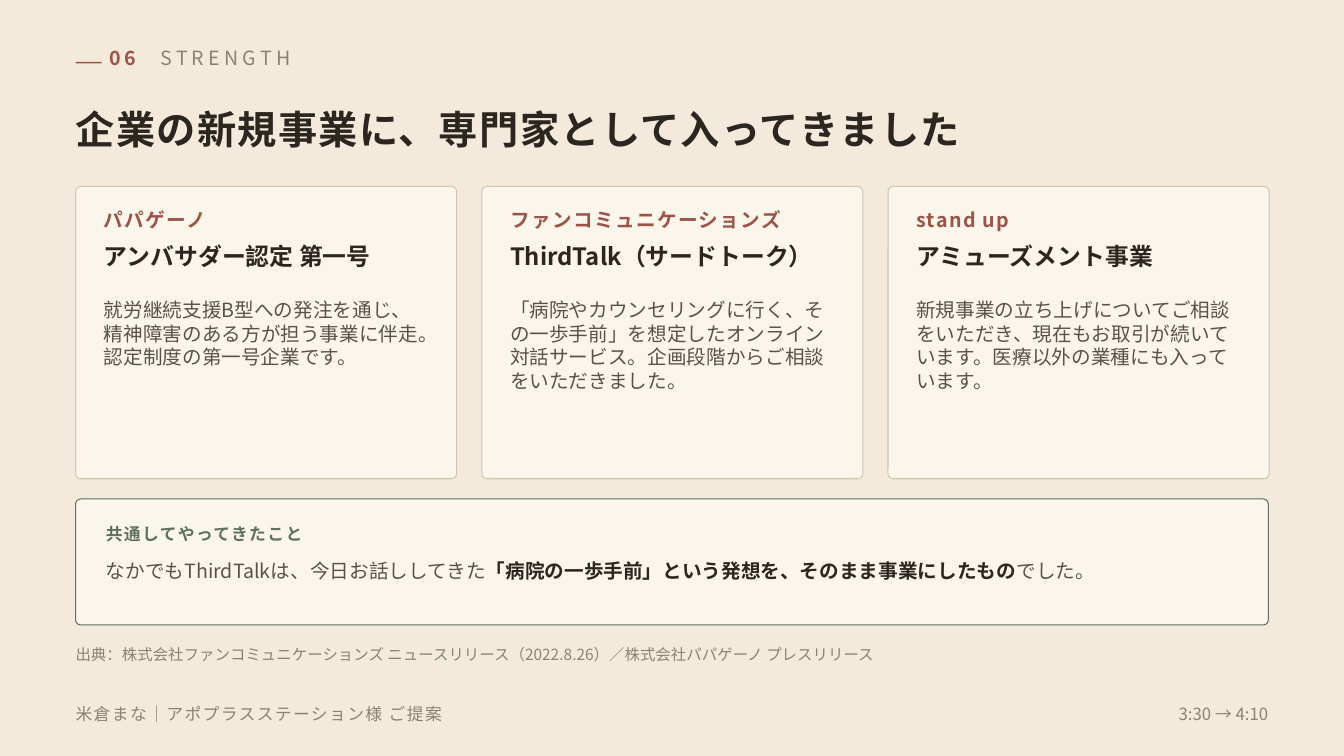
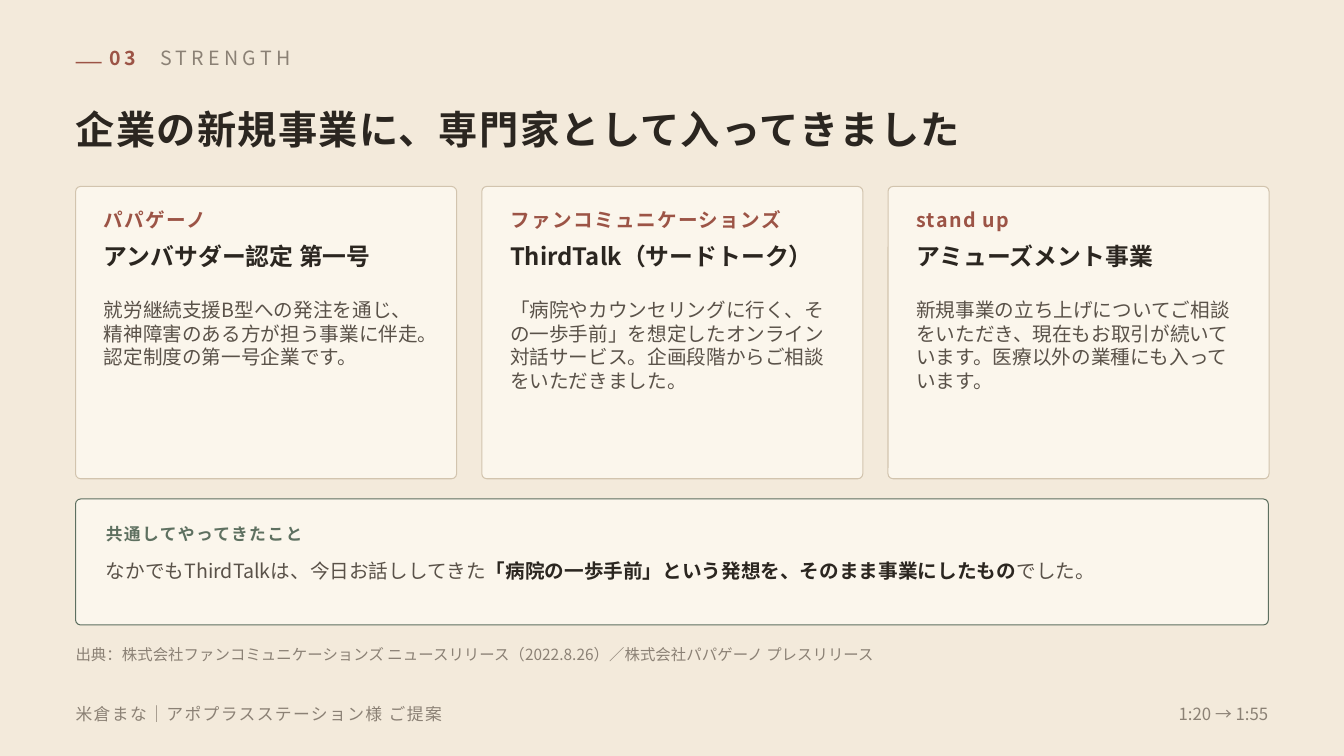
Before and after one commit to mananyon/manayonekura, a slide deck: slide 4 of proposals/米倉まな_アポプラスステーション様ご提案_導入.pptx (slide 7 before the commit). Drawn at 1344x756 pixels with LibreOffice and Linux fonts; fonts in the diff are those of the drawing. Boxes give left, top, right and bottom in pixels: in the first picture for what was removed or moved away, otherwise in the second. Text is boxed around its words. In the diff, an @@ line names an element or a change of style, - is before the commit and + after.

```diff
--- a/proposals/米倉まな_アポプラスステーション様ご提案_導入.pptx
+++ b/proposals/米倉まな_アポプラスステーション様ご提案_導入.pptx
@@ text at (110,50,291,65): text changed @@
-06 STRENGTH
+03 STRENGTH
@@ text at (1179,707,1269,720): text changed @@
-3:30 → 4:10
+1:20 → 1:55
```
Also in this commit, not shown: 10 other slides changed, 1 slide removed, 2 other files.
